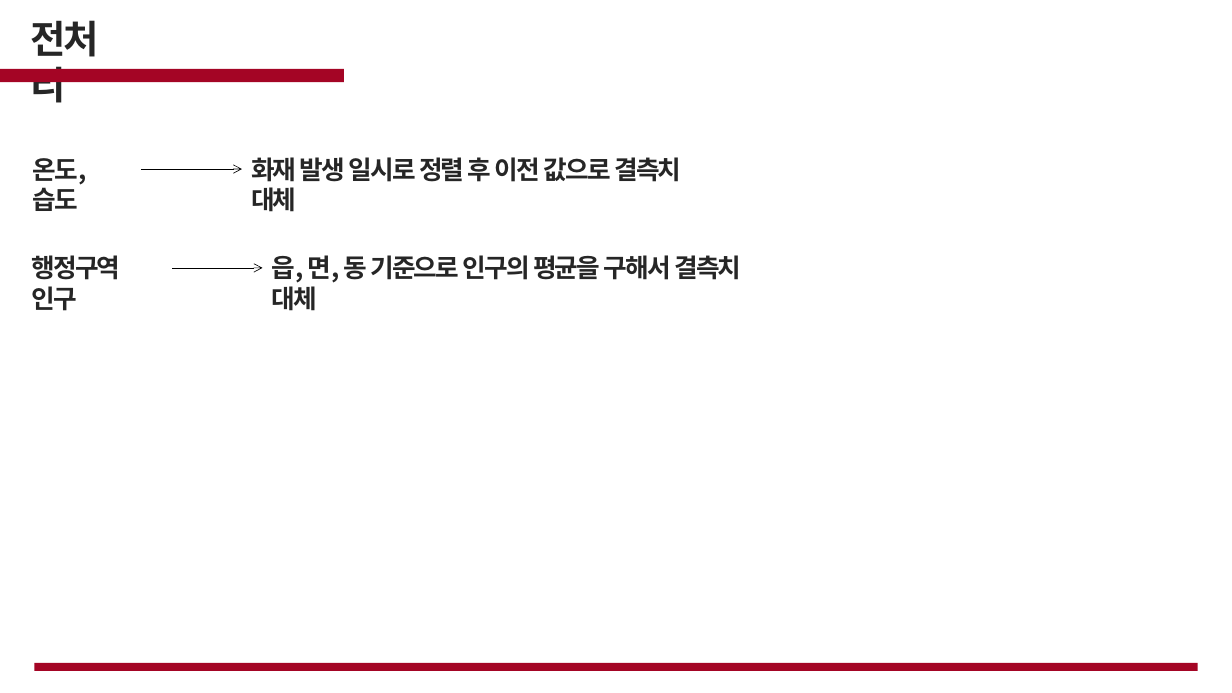
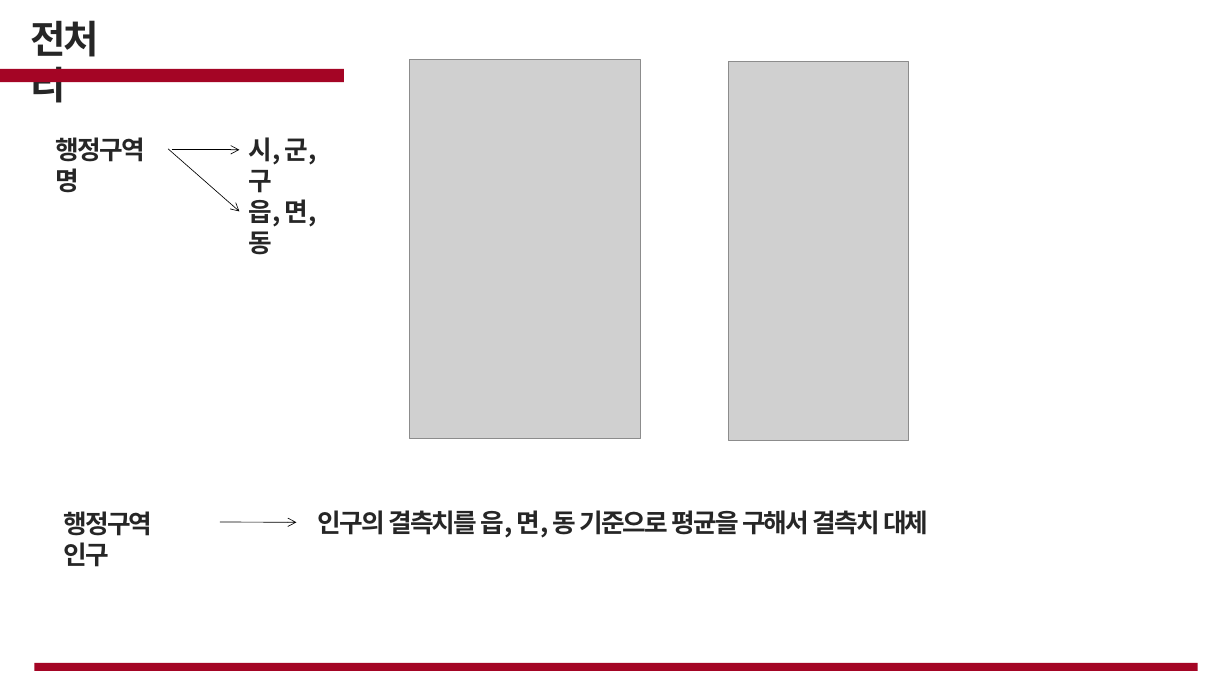
Before and after one commit to cjsgk106/fire-prediction-analysis, a slide deck: slide 20 of work/화재.pptx (slide 17 before the commit). Drawn at 1232x693 pixels with LibreOffice and Linux fonts; fonts in the diff are those of the drawing; grey boxes stand for pictures; background and template pictures are left out. Boxes give left, top, right and bottom in pixels: in the first picture for what was removed or moved away, otherwise in the second. Text is boxed around its words. In the diff, an @@ line names an element or a change of style, - is before the commit and + after.

Commit message:
ppt final

```diff
--- a/work/화재.pptx
+++ b/work/화재.pptx
@@ picture added at (409, 59, 640, 438) @@
@@ picture added at (728, 62, 909, 441) @@
@@ text added at (56, 137, 145, 193), 20 pt, text #262626, bold @@
+행정구역명
@@ arrow moved from (173, 268) - (262, 268) to (168, 149) - (239, 212) @@
@@ text added at (248, 137, 316, 193), 20 pt, text #262626, bold @@
+시, 군, 구
@@ text removed at (33, 158, 87, 211) @@
-온도, 습도
@@ arrow moved from (141, 169) - (242, 169) to (172, 150) - (239, 150) @@
@@ text removed at (251, 157, 681, 182) @@
-화재 발생 일시로 정렬 후 이전 값으로 결측치 대체
@@ text added at (248, 199, 316, 255), 20 pt, text #262626, bold @@
+읍, 면, 동
@@ freeform shape removed at (171, 263, 257, 344) @@
@@ text "행정구역 인구": place and size @@
-text "행정구역 인구" at (32, 255, 121, 311)
+text "행정구역 인구" at (64, 511, 153, 567)
@@ arrow added from (220, 522) to (297, 522), #000000 0.5 pt @@
@@ text at (318, 510, 928, 538): text changed @@
-읍, 면, 동 기준으로 인구의 평균을 구해서 결측치 대체
+인구의 결측치를 읍, 면, 동 기준으로 평균을 구해서 결측치 대체
```
Also in this commit, not shown: 6 other slides changed, 4 slides added, 4 slides removed.
